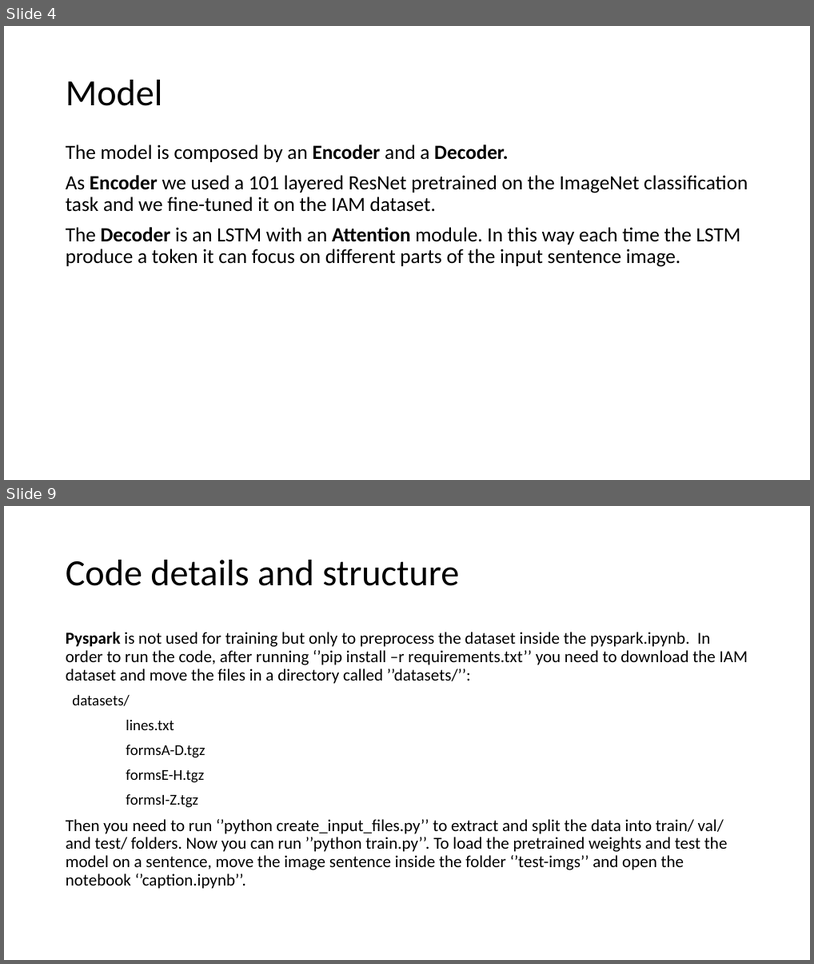
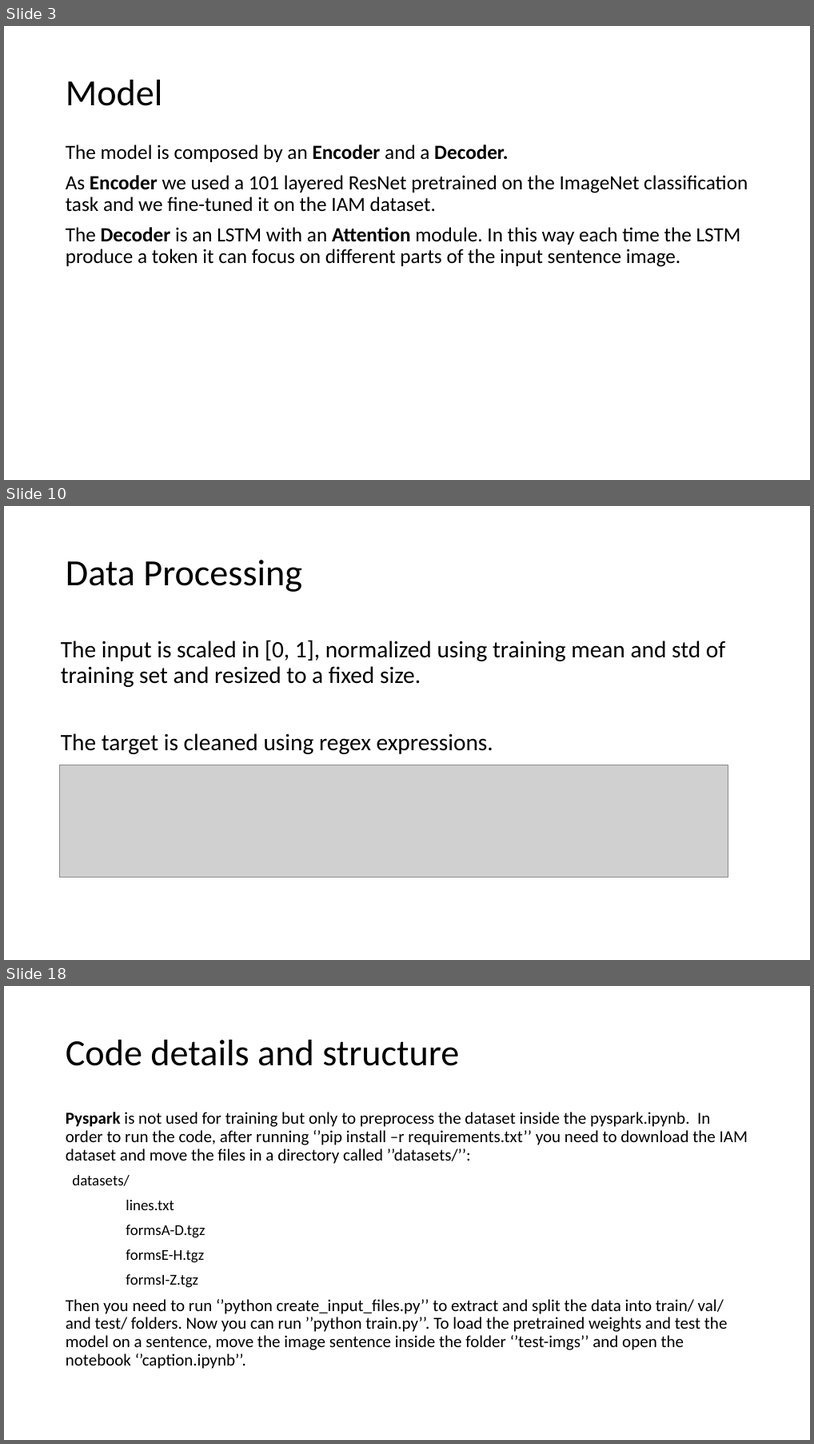
Before and after one commit to crokodilo/Handwritten-Text-Recognition, a slide deck: presentazione.pptx. Shown one above the other, each under a label of ours: slides 4 and 9 before the commit, slides 3, 10 and 18 after it; the slides between them are not shown. The pictures are 814x964 and 814x1444 pixels, drawn with LibreOffice and Linux fonts; fonts in the diff are those of the drawing; grey boxes stand for pictures. Boxes give left, top, right and bottom in pixels: in the first picture for what was removed or moved away, otherwise in the second. Text is boxed around its words. In the diff, an @@ line names an element or a change of style, - is before the commit and + after.

```diff
--- a/presentazione.pptx
+++ b/presentazione.pptx
@@ slide 10 added at [4,506,810,960], background #FFFFFF @@
@@ title added at [66,560,302,592], 44 pt, text #000000 @@
+Data Processing
@@ text added at [61,640,726,754], 28 pt, text #000000 @@
+The input is scaled in [0, 1], normalized using training mean and std of training set and resized to a fixed size.
+The target is cleaned using regex expressions.
@@ picture added at [60,764,729,877] @@
@@ what was slide 4 is now slide 3 @@
@@ what was slide 9 is now slide 18 @@
```
Also in this commit, not shown: 5 slides changed, 10 other slides added, 2 slides removed, 1 other file.
